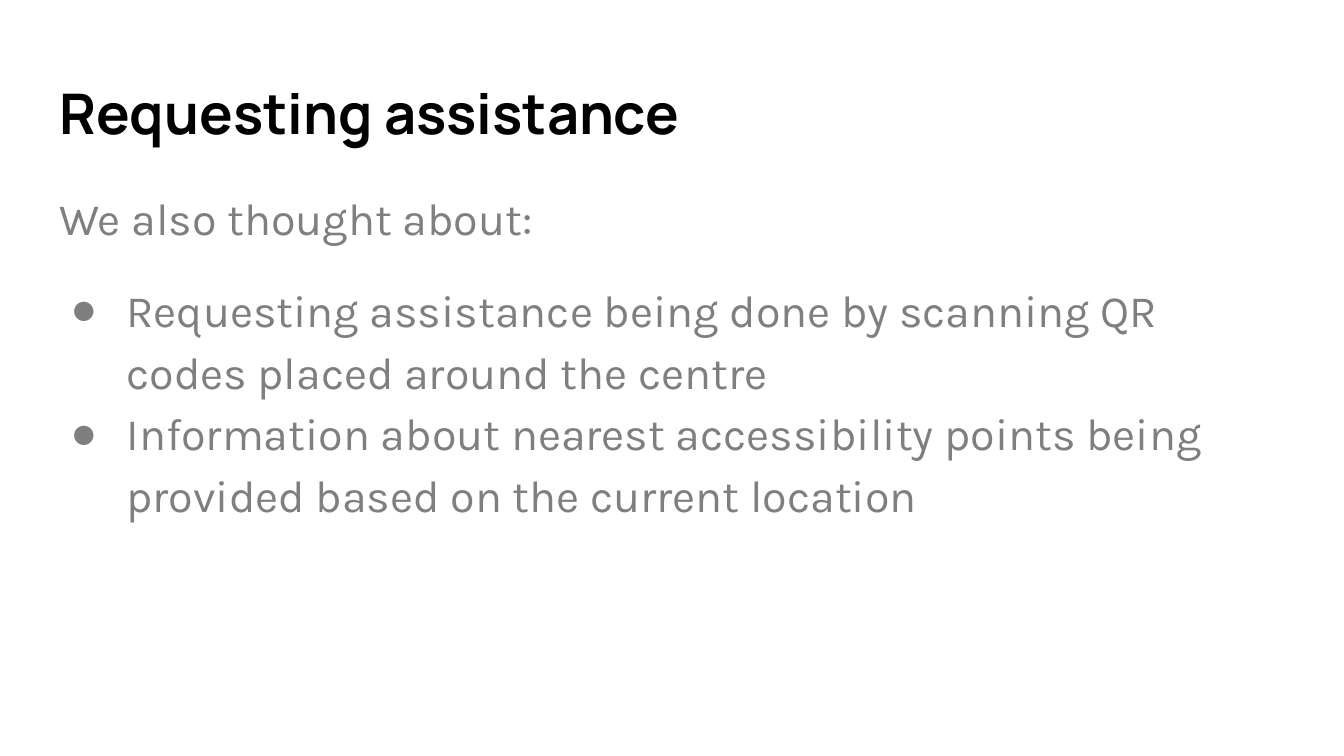
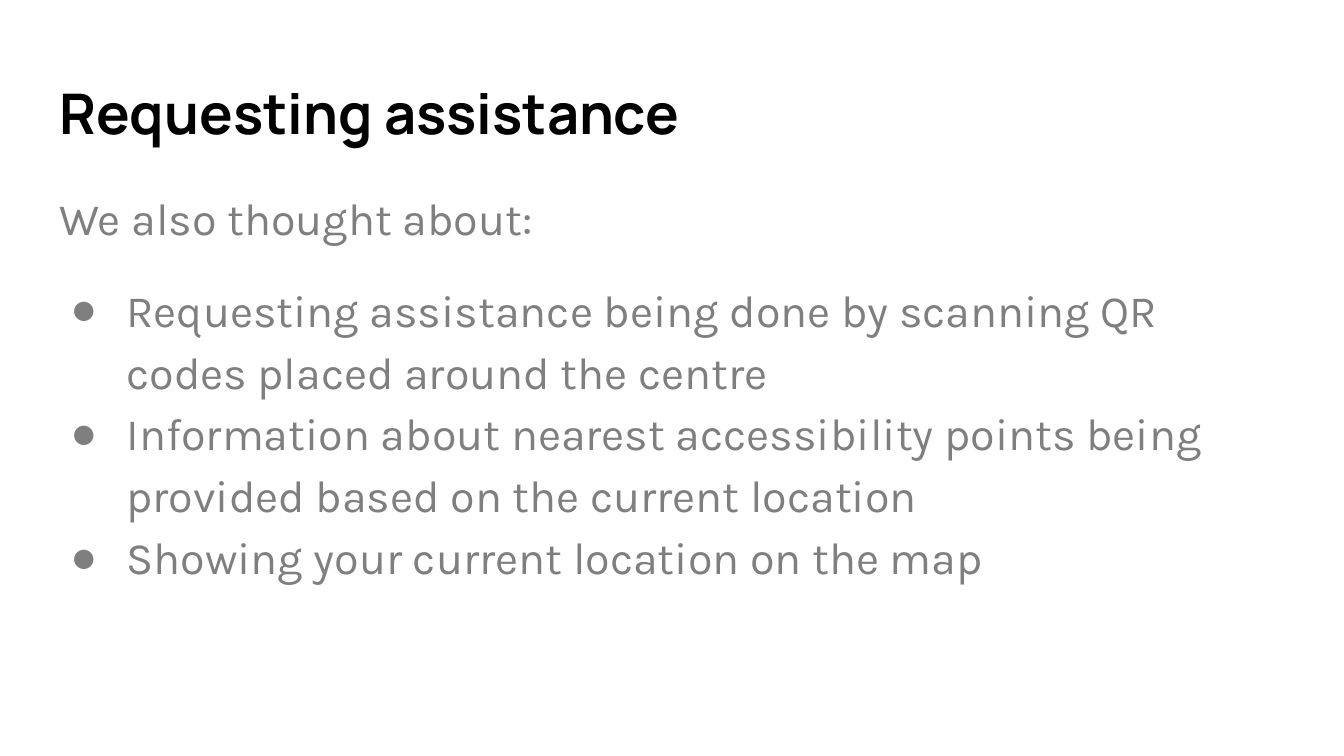
Before and after one commit to Glasgow19/team-5, a slide deck: slide 11 of presentation.pptx. Drawn at 1344x756 pixels with LibreOffice and Linux fonts; fonts in the diff are those of the drawing. Boxes give left, top, right and bottom in pixels: in the first picture for what was removed or moved away, otherwise in the second. Text is boxed around its words. In the diff, an @@ line names an element or a change of style, - is before the commit and + after.

```diff
--- a/presentation.pptx
+++ b/presentation.pptx
@@ text at [126, 543, 983, 585]: paragraph added @@
+● Showing your current location on the map
```
Also in this commit, not shown: 2 other slides changed, 1 slide added.
